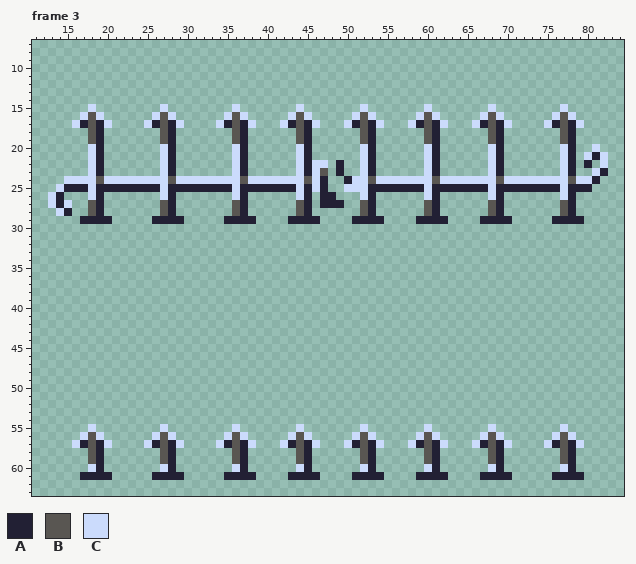
Pixel-art file: assets/imgs/doorway-gate.ase. The picture above was drawn from the file before the commit.
96x64 pixels, 4 frames. Shown: frame 3: x 11..84, y 7..63. The commit also changed other frames, which this record leaves out.
Visible layers, top first: "Layer 2", "Layer 1".
Palette (. is transparent): A #222034  B #595652  C #cbdbfc
Pixels before, frame 3 (only the part around the change), first column x 37:
14 ....................
15 .......C.......C....
16 C.....CBC.....CBC...
17 AC...CABAC...CABAC..
18 A......BA......BA...
19 A......BA......BA...
20 A......CA......CA...
21 A......CA......CA...
22 A......CACC.A..CA...
23 A......CACB.A..CA...
24 BCCCCCCCBCA..ACCBCCC
25 AAAAAAACACA..CCCAAAA
26 A......CA.AA...CA...
27 A......BA.AAA..BA...
28 A......BA......BA...
29 AA....AAAA....AAAA..
30 ....................
31 ....................
32 ....................
33 ....................
34 ....................
The result:
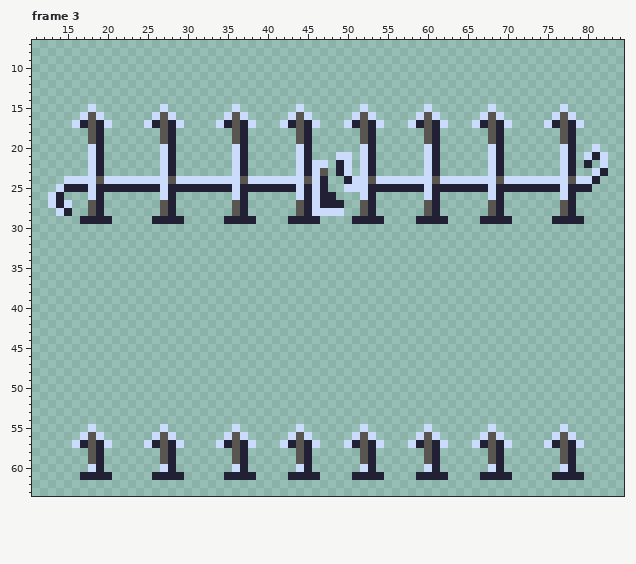
The exact change:
Changed rows in their new state; - is an unchanged pixel.
Frame 3, layer "Layer 2":
first column x 46:
21 ---CC
22 ----C
23 ----C
26 C----
27 C----
28 CCCC-
Where, in picture pixels (left, top, right, bottom), the same in both pictures:
added: (336, 152, 352, 176)
added: (312, 192, 344, 216)
